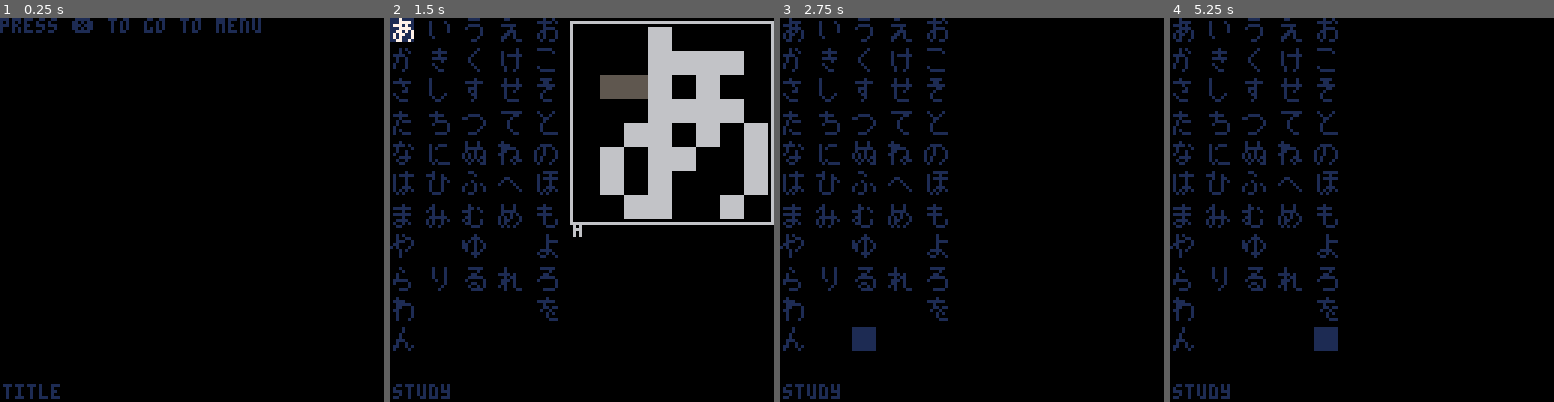
Above: before the commit, frames 1-4 (left to right).
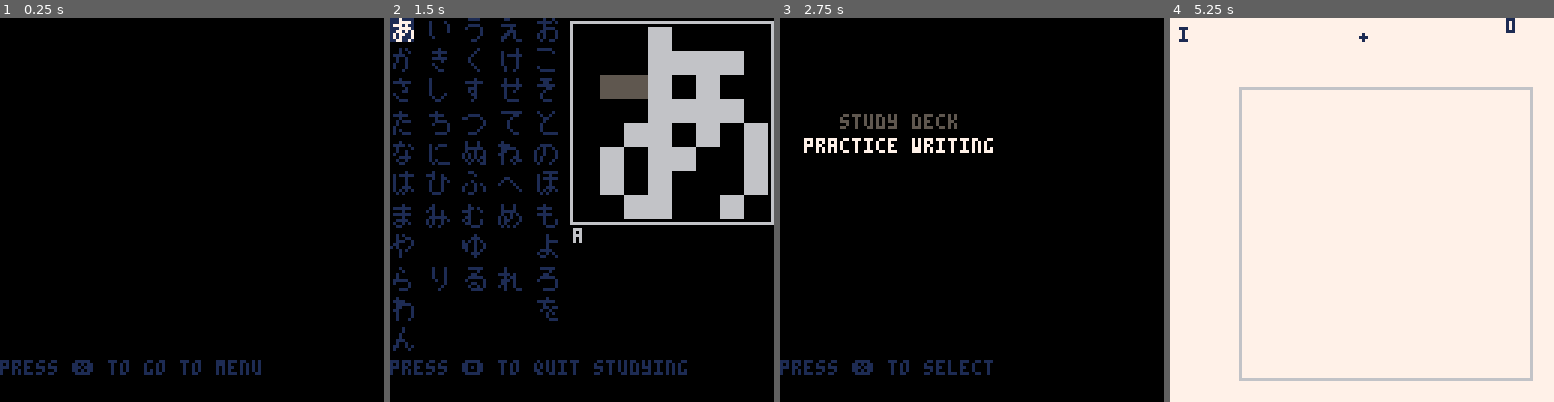
Above: after the commit, the same moments.

Repository: SestrenExsis/KanaPractice
Game: PICO-8 cartridge kana_practice.p8
The game is run twice, just before and just after one commit, with the same random seed, the same clock (stepped at 60 frames per second) and the same inputs.
Inputs (mouse positions are in pixels of both pictures, inside the frame that each line leads up to):
- Up to frame 1 (0.25 s): no input
- Up to frame 2 (1.5 s): tap X (X key) at 0.33, 1.07 s; click (670, 121) at 0.67 s; tap O (Z key) at 0.7 s; click (436, 267) at 1.22 s
- Up to frame 3 (2.75 s): hold Right 1.6-2.1 s; hold P2 Left 1.6-2.1 s; tap O (Z key) at 1.7, 2.1, 2.5 s; click (887, 114) at 1.77 s; tap X (X key) at 1.85 s; hold Up 2.15-2.42 s; hold P2 Down 2.15-2.42 s; click (952, 259) at 2.32 s; hold Right from 2.47 s (still down); hold P2 Left from 2.47 s (still down)
- Up to frame 4 (5.25 s): click (1404, 106) at 2.87 s; tap O (Z key) every 0.4 s from 2.9 to 4.9 s; tap X (X key) at 2.97, 4.08, 5.2 s; release Right at 3.03 s; release P2 Left at 3.03 s; hold Left 3.08-3.58 s; hold P2 Right 3.08-3.58 s; click (1465, 256) at 3.42 s; hold Down 3.63-3.97 s; hold P2 Up 3.63-3.97 s; click (1231, 102) at 3.97 s; hold Right 4.02-4.68 s; hold P2 Left 4.02-4.68 s; click (1292, 248) at 4.52 s; hold Up 4.73-5.03 s; hold P2 Down 4.73-5.03 s; click (1354, 94) at 5.07 s; hold Left from 5.08 s (still down); hold P2 Right from 5.08 s (still down)

The runs differ from the first frame. In frame 1, 2.3% of the frame differs, in the area x 0-68%, y 0-100%; in frame 2, 1.6%; in frame 3, 8.1%; in frame 4, 100%, in the area x 0-100%, y 0-100%.

Commit message:
Allow for going back to the main menu

Diff:
--- a/kana_practice.p8
+++ b/kana_practice.p8
@@ -245,7 +245,6 @@
 
 function _draw()
 	drawfn()
-	print(_debug.screen,1,122,1)
 end
 
 -- title screen
@@ -269,6 +268,7 @@
 
 function drawtitle()
 	cls()
+	cursor(0,114,1)
 	print("press ❎ to go to menu")
 end
 
@@ -302,6 +302,7 @@
 
 function drawmenu()
 	cls()
+	cursor(0,114,1)
 	print("press ❎ to select")
 	for i,text in ipairs(_menu) do
 		local c=5
@@ -327,12 +328,13 @@
 end
 
 function updatestudy()
-		if (btnp(⬆️)) _cursor.y-=1
-		if (btnp(⬇️)) _cursor.y+=1
-		if (btnp(⬅️)) _cursor.x-=1
-		if (btnp(➡️)) _cursor.x+=1
-		_cursor.x=_cursor.x%_cols
-		_cursor.y=_cursor.y%_rows
+	if (btnp(⬆️)) _cursor.y-=1
+	if (btnp(⬇️)) _cursor.y+=1
+	if (btnp(⬅️)) _cursor.x-=1
+	if (btnp(➡️)) _cursor.x+=1
+	_cursor.x=_cursor.x%_cols
+	_cursor.y=_cursor.y%_rows
+	if (btnp(🅾️)) initmenu()
 end
 
 function drawstudy()
@@ -362,8 +364,10 @@
 		local i=(12*t())%64
 		i=mid(0,i-16,64)
 		drawkana(sk,62,3,8,_c_dry,i)
-		print(sk.name,61,68,6)
-	end
+		print(sk.name,61,70,6)
+	end
+	cursor(0,114,1)
+	print("press 🅾️ to quit studying")
 end
 
 -- card screen
@@ -406,6 +410,9 @@
 	_nib_ly=_nib_py
  -- get input
 	if btnp(🅾️) then
+		initmenu()
+		return
+	elseif btnp(➡️,1) then
 		initscreen()
 		return
 	end
